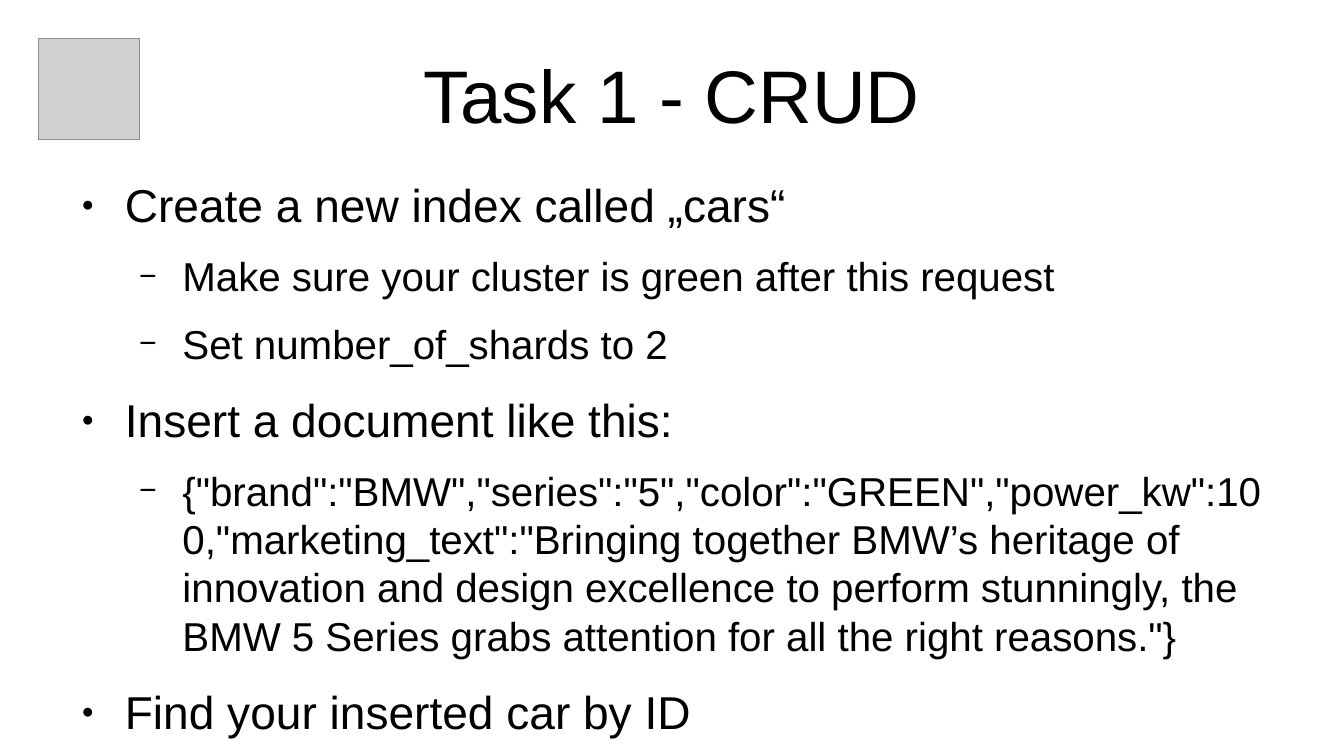
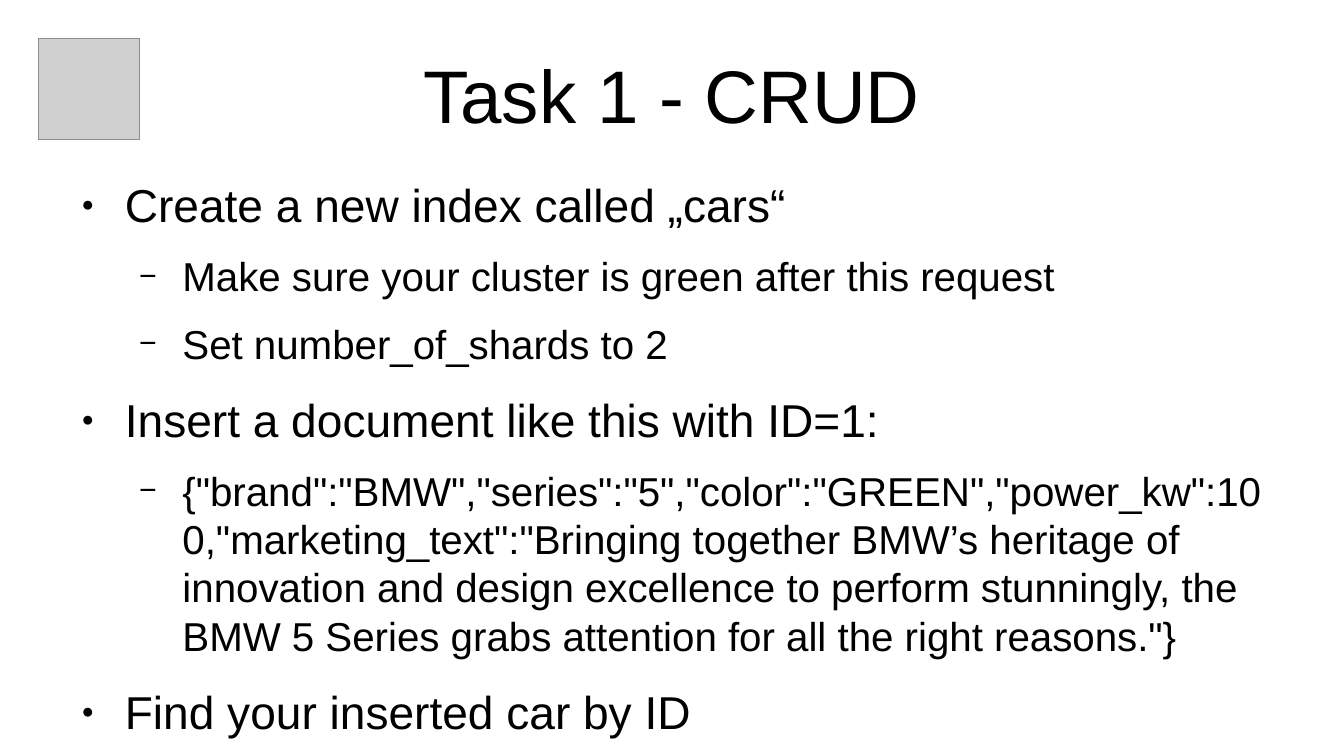
Before and after one commit to xtermi2/elasticsearch_training, a slide deck: slide 4 of elasticsearch_101_v2.odp. Drawn at 1344x756 pixels with LibreOffice and Linux fonts; fonts in the diff are those of the drawing; grey boxes stand for pictures. Boxes give left, top, right and bottom in pixels: in the first picture for what was removed or moved away, otherwise in the second. Text is boxed around its words. In the diff, an @@ line names an element or a change of style, - is before the commit and + after.

Commit message:
task 4: similarity search

```diff
--- a/elasticsearch_101_v2.odp
+++ b/elasticsearch_101_v2.odp
@@ text at box(125, 403, 878, 438): text changed @@
-● Insert a document like this:
+● Insert a document like this with ID=1:
```
Also in this commit, not shown: 2 other slides changed, 3 slides added, 2 other files.
